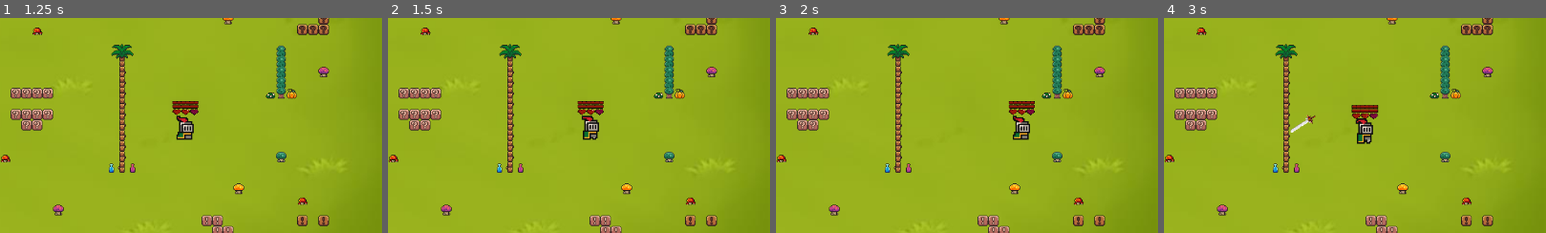
Above: before the commit, frames 1-4 (left to right).
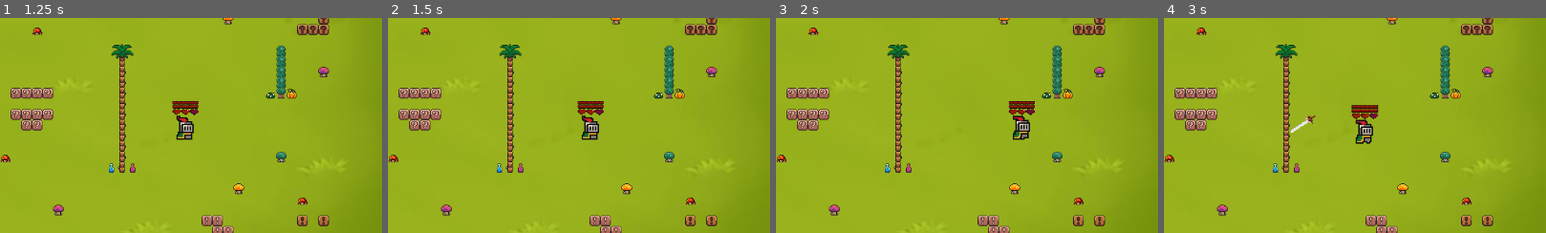
Above: after the commit, the same moments.

Repository: 0ygtgns/lutfenyard-medin
Game: Godot game, scene res://Scenes/menu.tscn
Same seed, same stepped clock (60 frames per second), same inputs: the game is played once before the commit and once after it.
Inputs:
- Up to frame 1 (1.25 s): click "Play" at 0.5 s
- Up to frame 2 (1.5 s): tap Enter (Enemy__Sword) at 1.25 s; hold D (Character_Right) from 1.28 s (still down); hold Space (Character_Sword) from 1.28 s (still down)
- Up to frame 3 (2 s): keep holding D (Character_Right); keep holding Space (Character_Sword); tap Enter (Enemy__Sword) at 1.55 s
- Up to frame 4 (3 s): release D (Character_Right) at 2.03 s; release Space (Character_Sword) at 2.03 s; hold A (Character_Left) 2.03-2.78 s; tap Enter (Enemy__Sword) at 2.1 s; tap Space (Character_Sword) at 2.3 s; hold D (Character_Right) from 2.78 s (still down); hold Enter (Enemy__Sword) from 2.78 s (still down); tap S (Character_Bottom) at 2.85 s
The pictures show only the part of the screen within x 50-100%, y 39-89%; the shares and areas given below are measured in that part.

Frame 1 is identical in both runs. In frame 2, 0.2% of the frame differs, in the area x 50-56%, y 45-57%; in frame 3, 0.2%; in frame 4, 0.3%, in the area x 50-55%, y 46-59%.

Commit message:
death-hit-run anim working
animasyonlar tamamke

Diff:
--- a/Scenes/character.tscn
+++ b/Scenes/character.tscn
@@ -1,10 +1,26 @@
-[gd_scene load_steps=15 format=3 uid="uid://b6t5k30qf3u16"]
+[gd_scene load_steps=35 format=3 uid="uid://b6t5k30qf3u16"]
 
 [ext_resource type="Script" uid="uid://cyudqoi6061sk" path="res://Scripts/character.gd" id="1_ushfy"]
 [ext_resource type="Texture2D" uid="uid://cmlso6h2dsl84" path="res://Assests/sprites/knight.png" id="2_owm7s"]
 [ext_resource type="Texture2D" uid="uid://lleljia07kp2" path="res://Assests/sprites/empty_bar.png" id="3_nytcm"]
 [ext_resource type="Texture2D" uid="uid://botdl1r2uadom" path="res://Assests/sprites/health_bar.png" id="4_ejsiy"]
 
+[sub_resource type="AtlasTexture" id="AtlasTexture_8iu2w"]
+atlas = ExtResource("2_owm7s")
+region = Rect2(0, 224, 32, 32)
+
+[sub_resource type="AtlasTexture" id="AtlasTexture_vl1po"]
+atlas = ExtResource("2_owm7s")
+region = Rect2(32, 224, 32, 32)
+
+[sub_resource type="AtlasTexture" id="AtlasTexture_bagv5"]
+atlas = ExtResource("2_owm7s")
+region = Rect2(64, 224, 32, 32)
+
+[sub_resource type="AtlasTexture" id="AtlasTexture_25xpv"]
+atlas = ExtResource("2_owm7s")
+region = Rect2(96, 224, 32, 32)
+
 [sub_resource type="AtlasTexture" id="AtlasTexture_a5ess"]
 atlas = ExtResource("2_owm7s")
 region = Rect2(0, 192, 32, 32)
@@ -36,11 +52,92 @@
 [sub_resource type="AtlasTexture" id="AtlasTexture_reotu"]
 atlas = ExtResource("2_owm7s")
 region = Rect2(96, 0, 32, 32)
+
+[sub_resource type="AtlasTexture" id="AtlasTexture_l1rcp"]
+atlas = ExtResource("2_owm7s")
+region = Rect2(0, 64, 32, 32)
+
+[sub_resource type="AtlasTexture" id="AtlasTexture_le1tg"]
+atlas = ExtResource("2_owm7s")
+region = Rect2(32, 64, 32, 32)
+
+[sub_resource type="AtlasTexture" id="AtlasTexture_2daya"]
+atlas = ExtResource("2_owm7s")
+region = Rect2(64, 64, 32, 32)
+
+[sub_resource type="AtlasTexture" id="AtlasTexture_mvyft"]
+atlas = ExtResource("2_owm7s")
+region = Rect2(96, 64, 32, 32)
+
+[sub_resource type="AtlasTexture" id="AtlasTexture_dm6ib"]
+atlas = ExtResource("2_owm7s")
+region = Rect2(128, 64, 32, 32)
+
+[sub_resource type="AtlasTexture" id="AtlasTexture_q5mnj"]
+atlas = ExtResource("2_owm7s")
+region = Rect2(160, 64, 32, 32)
+
+[sub_resource type="AtlasTexture" id="AtlasTexture_w85my"]
+atlas = ExtResource("2_owm7s")
+region = Rect2(192, 64, 32, 32)
+
+[sub_resource type="AtlasTexture" id="AtlasTexture_et0tf"]
+atlas = ExtResource("2_owm7s")
+region = Rect2(224, 64, 32, 32)
+
+[sub_resource type="AtlasTexture" id="AtlasTexture_hgna0"]
+atlas = ExtResource("2_owm7s")
+region = Rect2(0, 96, 32, 32)
+
+[sub_resource type="AtlasTexture" id="AtlasTexture_s7tkn"]
+atlas = ExtResource("2_owm7s")
+region = Rect2(32, 96, 32, 32)
+
+[sub_resource type="AtlasTexture" id="AtlasTexture_nw3qc"]
+atlas = ExtResource("2_owm7s")
+region = Rect2(64, 96, 32, 32)
+
+[sub_resource type="AtlasTexture" id="AtlasTexture_rtvxd"]
+atlas = ExtResource("2_owm7s")
+region = Rect2(96, 96, 32, 32)
+
+[sub_resource type="AtlasTexture" id="AtlasTexture_1g2gg"]
+atlas = ExtResource("2_owm7s")
+region = Rect2(128, 96, 32, 32)
+
+[sub_resource type="AtlasTexture" id="AtlasTexture_4kq8q"]
+atlas = ExtResource("2_owm7s")
+region = Rect2(160, 96, 32, 32)
+
+[sub_resource type="AtlasTexture" id="AtlasTexture_px0br"]
+atlas = ExtResource("2_owm7s")
+region = Rect2(192, 96, 32, 32)
+
+[sub_resource type="AtlasTexture" id="AtlasTexture_0wngn"]
+atlas = ExtResource("2_owm7s")
+region = Rect2(224, 96, 32, 32)
 
 [sub_resource type="SpriteFrames" id="SpriteFrames_a5ess"]
 animations = [{
 "frames": [{
 "duration": 1.0,
+"texture": SubResource("AtlasTexture_8iu2w")
+}, {
+"duration": 1.0,
+"texture": SubResource("AtlasTexture_vl1po")
+}, {
+"duration": 1.0,
+"texture": SubResource("AtlasTexture_bagv5")
+}, {
+"duration": 1.0,
+"texture": SubResource("AtlasTexture_25xpv")
+}],
+"loop": false,
+"name": &"death",
+"speed": 5.0
+}, {
+"frames": [{
+"duration": 1.0,
 "texture": SubResource("AtlasTexture_a5ess")
 }, {
 "duration": 1.0,
@@ -52,7 +149,7 @@
 "duration": 1.0,
 "texture": SubResource("AtlasTexture_7iw6i")
 }],
-"loop": true,
+"loop": false,
 "name": &"hit",
 "speed": 10.0
 }, {
@@ -71,6 +168,59 @@
 }],
 "loop": true,
 "name": &"idle",
+"speed": 10.0
+}, {
+"frames": [{
+"duration": 1.0,
+"texture": SubResource("AtlasTexture_l1rcp")
+}, {
+"duration": 1.0,
+"texture": SubResource("AtlasTexture_le1tg")
+}, {
+"duration": 1.0,
+"texture": SubResource("AtlasTexture_2daya")
+}, {
+"duration": 1.0,
+"texture": SubResource("AtlasTexture_mvyft")
+}, {
+"duration": 1.0,
+"texture": SubResource("AtlasTexture_dm6ib")
+}, {
+"duration": 1.0,
+"texture": SubResource("AtlasTexture_q5mnj")
+}, {
+"duration": 1.0,
+"texture": SubResource("AtlasTexture_w85my")
+}, {
+"duration": 1.0,
+"texture": SubResource("AtlasTexture_et0tf")
+}, {
+"duration": 1.0,
+"texture": SubResource("AtlasTexture_hgna0")
+}, {
+"duration": 1.0,
+"texture": SubResource("AtlasTexture_s7tkn")
+}, {
+"duration": 1.0,
+"texture": SubResource("AtlasTexture_nw3qc")
+}, {
+"duration": 1.0,
+"texture": SubResource("AtlasTexture_rtvxd")
+}, {
+"duration": 1.0,
+"texture": SubResource("AtlasTexture_1g2gg")
+}, {
+"duration": 1.0,
+"texture": SubResource("AtlasTexture_4kq8q")
+}, {
+"duration": 1.0,
+"texture": SubResource("AtlasTexture_px0br")
+}, {
+"duration": 1.0,
+"texture": SubResource("AtlasTexture_0wngn")
+}],
+"loop": true,
+"name": &"run",
 "speed": 10.0
 }]
 
@@ -85,8 +235,10 @@
 [node name="AnimatedSprite2D" type="AnimatedSprite2D" parent="."]
 texture_filter = 1
 sprite_frames = SubResource("SpriteFrames_a5ess")
-animation = &"hit"
+animation = &"death"
 autoplay = "idle"
+frame = 3
+frame_progress = 1.0
 
 [node name="CollisionShape2D" type="CollisionShape2D" parent="."]
 position = Vector2(0, 6)
--- a/Scenes/enemy.tscn
+++ b/Scenes/enemy.tscn
@@ -1,9 +1,41 @@
-[gd_scene load_steps=11 format=3 uid="uid://daxj4g3r38n2p"]
+[gd_scene load_steps=19 format=3 uid="uid://daxj4g3r38n2p"]
 
 [ext_resource type="Script" uid="uid://b54mihg4gqbaf" path="res://Scripts/enemy.gd" id="1_hghv2"]
 [ext_resource type="Texture2D" uid="uid://ilu54ngel8jq" path="res://Assests/sprites/slime_purple.png" id="2_1f0kj"]
 [ext_resource type="Texture2D" uid="uid://lleljia07kp2" path="res://Assests/sprites/empty_bar.png" id="3_287tu"]
 [ext_resource type="Texture2D" uid="uid://botdl1r2uadom" path="res://Assests/sprites/health_bar.png" id="4_0830c"]
+
+[sub_resource type="AtlasTexture" id="AtlasTexture_haro7"]
+atlas = ExtResource("2_1f0kj")
+region = Rect2(72, 0, 24, 24)
+
+[sub_resource type="AtlasTexture" id="AtlasTexture_56vhr"]
+atlas = ExtResource("2_1f0kj")
+region = Rect2(48, 0, 24, 24)
+
+[sub_resource type="AtlasTexture" id="AtlasTexture_ta2yt"]
+atlas = ExtResource("2_1f0kj")
+region = Rect2(24, 0, 24, 24)
+
+[sub_resource type="AtlasTexture" id="AtlasTexture_m4x7e"]
+atlas = ExtResource("2_1f0kj")
+region = Rect2(0, 0, 24, 24)
+
+[sub_resource type="AtlasTexture" id="AtlasTexture_1dp5w"]
+atlas = ExtResource("2_1f0kj")
+region = Rect2(0, 48, 24, 24)
+
+[sub_resource type="AtlasTexture" id="AtlasTexture_auwsv"]
+atlas = ExtResource("2_1f0kj")
+region = Rect2(24, 48, 24, 24)
+
+[sub_resource type="AtlasTexture" id="AtlasTexture_8uf12"]
+atlas = ExtResource("2_1f0kj")
+region = Rect2(48, 48, 24, 24)
+
+[sub_resource type="AtlasTexture" id="AtlasTexture_po0sg"]
+atlas = ExtResource("2_1f0kj")
+region = Rect2(72, 48, 24, 24)
 
 [sub_resource type="AtlasTexture" id="AtlasTexture_afpow"]
 atlas = ExtResource("2_1f0kj")
@@ -23,6 +55,40 @@
 
 [sub_resource type="SpriteFrames" id="SpriteFrames_1dp5w"]
 animations = [{
+"frames": [{
+"duration": 1.0,
+"texture": SubResource("AtlasTexture_haro7")
+}, {
+"duration": 1.0,
+"texture": SubResource("AtlasTexture_56vhr")
+}, {
+"duration": 1.0,
+"texture": SubResource("AtlasTexture_ta2yt")
+}, {
+"duration": 1.0,
+"texture": SubResource("AtlasTexture_m4x7e")
+}],
+"loop": false,
+"name": &"death",
+"speed": 5.0
+}, {
+"frames": [{
+"duration": 1.0,
+"texture": SubResource("AtlasTexture_1dp5w")
+}, {
+"duration": 1.0,
+"texture": SubResource("AtlasTexture_auwsv")
+}, {
+"duration": 1.0,
+"texture": SubResource("AtlasTexture_8uf12")
+}, {
+"duration": 1.0,
+"texture": SubResource("AtlasTexture_po0sg")
+}],
+"loop": false,
+"name": &"hit",
+"speed": 10.0
+}, {
 "frames": [{
 "duration": 1.0,
 "texture": SubResource("AtlasTexture_afpow")
@@ -53,7 +119,7 @@
 [node name="AnimatedSprite2D" type="AnimatedSprite2D" parent="."]
 texture_filter = 1
 sprite_frames = SubResource("SpriteFrames_1dp5w")
-animation = &"idle"
+animation = &"death"
 autoplay = "idle"
 
 [node name="CollisionShape2D" type="CollisionShape2D" parent="."]
--- a/Scripts/character.gd
+++ b/Scripts/character.gd
@@ -8,40 +8,63 @@
 @onready var animated_sprite_2d: AnimatedSprite2D = $AnimatedSprite2D
 
 var move_direction = Vector2.ZERO
+var is_hit := false
+var is_dead := false  # Added death state tracking
 
 func _ready() -> void:
 	add_to_group("player")
-
+	animated_sprite_2d.play("idle")
 
 func _physics_process(delta: float) -> void:
+	if is_hit or is_dead:  # Added is_dead check
+		return
+
 	var directionX := Input.get_axis("Character_Left", "Character_Right")
 	var directionY := Input.get_axis("Character_Top", "Character_Bottom")
 
 	move_direction = Vector2(directionX, directionY).normalized()
 	velocity = move_direction * SPEED
 
-	if move_direction.length_squared() > 0:
-		rotation = move_direction.angle() # Get the angle in radians
+	if velocity.length() > 0:
+		animated_sprite_2d.play("run")
+		rotation = move_direction.angle()
+	else:
+		animated_sprite_2d.play("idle")
 
 	move_and_slide()
 
+# YOUR ORIGINAL SHOOT FUNCTION (UNCHANGED)
 func shoot():
 	var instance = projectile.instantiate()
-	instance.movement_direction = move_direction.normalized()  # Pass Vector2 directly
+	instance.movement_direction = move_direction.normalized()
 	instance.spawnPos = global_position
 	game.add_child.call_deferred(instance)
 
+# YOUR ORIGINAL INPUT FUNCTION (UNCHANGED)
 func _input(event: InputEvent) -> void:
 	if event.is_action_pressed("Character_Sword"):
 		shoot()
 
 func take_damage(amount):
+	if is_hit or is_dead:  # Added is_dead check
+		return
+
 	current_health -= amount
 	health_bar.value = current_health
+	is_hit = true
+	animated_sprite_2d.play("hit")
+	await animated_sprite_2d.animation_finished
+	is_hit = false
 
 	if current_health <= 0:
 		die()
 
+# FIXED DIE FUNCTION (ONLY THIS WAS MODIFIED)
 func die():
+	is_dead = true  # Set death state
+	animated_sprite_2d.play("death")
+	# Disable collisions and input during death
+	set_collision_mask_value(1, false)
+	set_process_input(false)
+	await animated_sprite_2d.animation_finished
 	queue_free()
-	# Add death effects here
--- a/Scripts/enemy.gd
+++ b/Scripts/enemy.gd
@@ -5,13 +5,20 @@
 var current_health = MAX_HEALTH
 @onready var projectile = load("res://Scenes/sword1.tscn")
 @onready var game: Node2D = $".."
+@onready var animated_sprite_2d: AnimatedSprite2D = $AnimatedSprite2D
 
 var move_direction = Vector2.ZERO
+var is_hit := false
+var is_dead := false
 
 func _ready() -> void:
 	add_to_group("enemy")
+	animated_sprite_2d.play("idle")
 
 func _physics_process(delta: float) -> void:
+	if is_hit or is_dead:
+		return  # Skip movement during hit/death animations
+
 	var directionX := Input.get_axis("Enemy_Left", "Enemy_Right")
 	var directionY := Input.get_axis("Enemy_Top", "Enemy_Bottom")
 
@@ -19,26 +26,47 @@
 	velocity = move_direction * SPEED
 
 	if move_direction.length_squared() > 0:
-		rotation = move_direction.angle() # Get the angle in radians
+		rotation = move_direction.angle()
+		animated_sprite_2d.play("move")
+	else:
+		animated_sprite_2d.play("idle")
 
 	move_and_slide()
 
 func shoot():
+	# YOUR ORIGINAL SHOOT FUNCTION EXACTLY AS YOU HAD IT
 	var instance = projectile.instantiate()
 	instance.movement_direction = move_direction.normalized()  # Pass Vector2 directly
 	instance.spawnPos = global_position
 	game.add_child.call_deferred(instance)
 
 func _input(event: InputEvent) -> void:
+	# YOUR ORIGINAL INPUT FUNCTION EXACTLY AS YOU HAD IT
 	if event.is_action_pressed("Enemy__Sword"):
 		shoot()
 
 func take_damage(amount):
+	if is_hit or is_dead:
+		return
+
 	current_health -= amount
 	health_bar.value = current_health
+	is_hit = true
+	animated_sprite_2d.play("hit")
+	await animated_sprite_2d.animation_finished
+	is_hit = false
+
 	if current_health <= 0:
 		die()
+	else:
+		# Return to appropriate animation after hit
+		if move_direction.length_squared() > 0:
+			animated_sprite_2d.play("move")
+		else:
+			animated_sprite_2d.play("idle")
 
 func die():
+	is_dead = true
+	animated_sprite_2d.play("death")
+	await animated_sprite_2d.animation_finished
 	queue_free()
-	# Add death effects here
